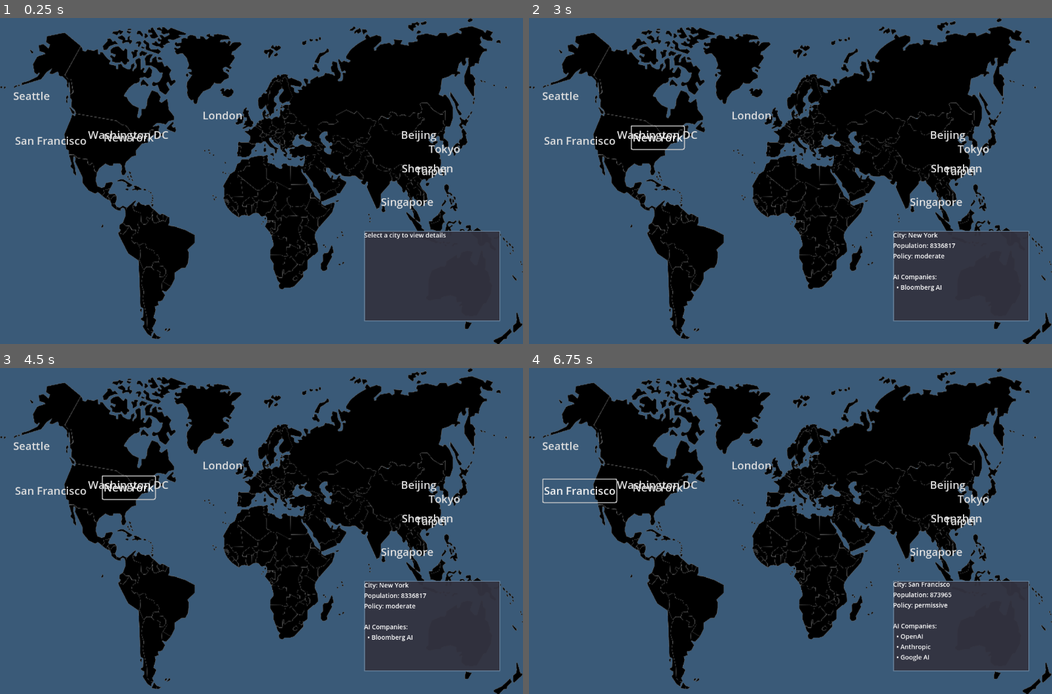
Above: before the commit, frames 1-4 (two rows, left to right).
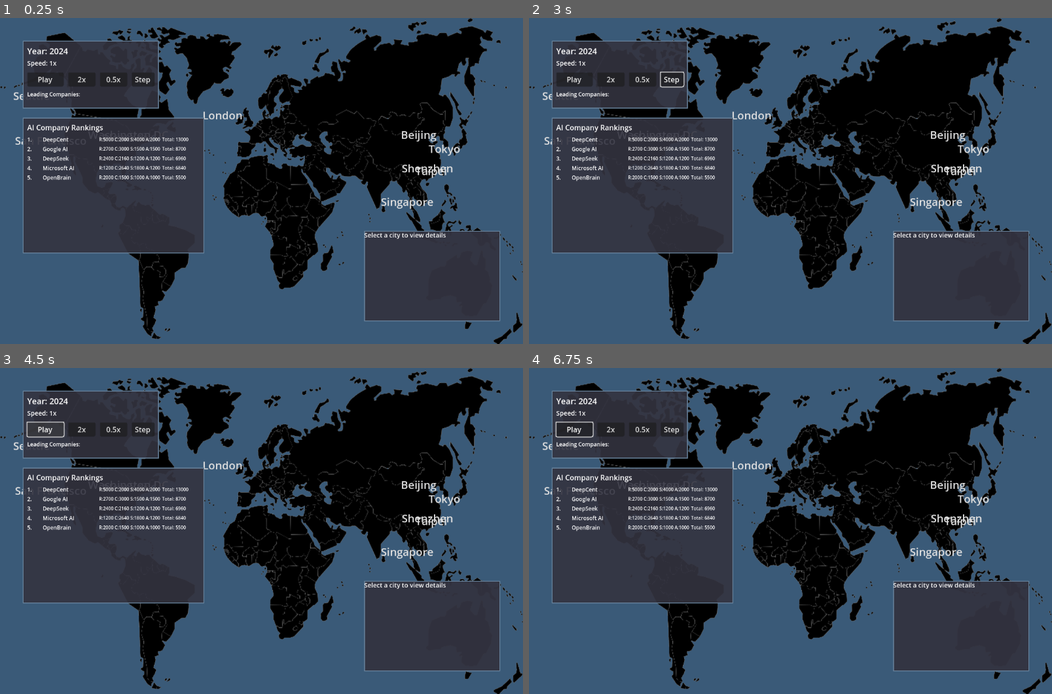
Above: after the commit, the same moments.

Repository: dwks/best-laid-plan-game
Game: Godot game, scene res://scenes/main.tscn
Two runs of this game, one before a commit and one after it. Both use one fixed random seed, a clock stepped at 60 frames per second and the inputs below.
Inputs (mouse positions are in pixels of both pictures, inside the frame that each line leads up to):
- Up to frame 1 (0.25 s): no input
- Up to frame 2 (3 s): click (612, 79) at 0.5 s, where only the run after the commit has a clickable "2x"; click (644, 79) at 1.25 s, where only the run after the commit has a clickable "0.5x"; click (670, 79) at 2 s, where only the run after the commit has a clickable "Step"; click "New York" at 2.75 s
- Up to frame 3 (4.5 s): click "New York" at 3.5 s; click (47, 429) at 4.25 s, where only the run after the commit has a clickable "Play"
- Up to frame 4 (6.75 s): click (576, 429) at 5 s, where only the run after the commit has a clickable "Play"; click "Washington DC" at 5.75 s; click "San Francisco" at 6.5 s

The runs differ from the first frame. In frame 1, 19% of the frame differs, in the area x 4-40%, y 6-73%; in frame 2, 20%; in frame 3, 20%; in frame 4, 20%, in the area x 2-86%, y 6-90%.
Error after the commit: Attempt to call function 'start' in base 'null instance' on a null instance. (res://scripts/game_manager.gd:163)

Commit message:
ai companies from ai 2027

Diff:
--- /dev/null
+++ b/demo_ai_companies.gd
@@ -0,0 +1,47 @@
+# AI Game 1 - Company Capabilities Demo
+# This script demonstrates the AI company system with exponential growth
+
+extends Node
+
+func _ready():
+	print("=== AI Company Capabilities Demo ===")
+	print("Based on the AI 2027 scenario from https://ai-2027.com/")
+	print()
+
+	# Initialize the game manager
+	var game_manager = GameManager.new()
+	add_child(game_manager)
+
+	# Wait a frame for initialization
+	await get_tree().process_frame
+
+	print("Initial state (2024):")
+	print_company_rankings()
+
+	print("\nSimulating 3 years of exponential growth...")
+
+	# Simulate 3 years
+	for year in range(3):
+		game_manager.advance_year()
+		print("\nYear %d:" % game_manager.year)
+		print_company_rankings()
+
+	print("\n=== Key Features ===")
+	print("• 4D AI Capability System: Research, Coding, Security, Alignment")
+	print("• Exponential GPU growth over time")
+	print("• Company-specific focus areas and growth rates")
+	print("• Real-time simulation with play/pause controls")
+	print("• Visual representation of AI capabilities on world map")
+	print("• Company rankings based on total capability")
+
+func print_company_rankings():
+	var leading_companies = GameManager.get_leading_companies()
+
+	for i in range(min(5, leading_companies.size())):
+		var company = leading_companies[i]
+		print("%d. %s - Total: %.1f | %s" % [
+			i + 1,
+			company.name,
+			company.get_total_capability(),
+			company.get_capability_string()
+		])
--- /dev/null
+++ b/scripts/company.gd
@@ -0,0 +1,86 @@
+class_name Company
+extends RefCounted
+
+# AI Capability axes (4-dimensional array)
+enum CapabilityAxis {
+	RESEARCH,    # AI research and development
+	CODING,      # Software development and automation
+	SECURITY,    # Cybersecurity and hacking capabilities
+	ALIGNMENT    # AI safety and alignment research
+}
+
+var name: String
+var country: String
+var city: String
+var capabilities: Array[float] = [0.0, 0.0, 0.0, 0.0]  # 4D capability array
+var gpu_count: int = 0
+var gpu_growth_rate: float = 1.5  # Exponential growth multiplier per year
+var base_capability: float = 1.0  # Base capability multiplier
+var founded_year: int = 2024
+
+# Company-specific modifiers
+var research_focus: float = 1.0
+var coding_focus: float = 1.0
+var security_focus: float = 1.0
+var alignment_focus: float = 1.0
+
+func _init(company_name: String, company_country: String, company_city: String,
+		   initial_gpus: int = 0, year_founded: int = 2024):
+	name = company_name
+	country = company_country
+	city = company_city
+	gpu_count = initial_gpus
+	founded_year = year_founded
+
+	# Initialize capabilities based on founding year and GPU count
+	update_capabilities()
+
+func update_capabilities():
+	# Calculate capabilities based on GPU count and time elapsed
+	var years_elapsed = max(0, GameManager.year - founded_year)
+	var gpu_multiplier = pow(gpu_growth_rate, years_elapsed)
+	var effective_gpus = gpu_count * gpu_multiplier
+
+	# Capabilities scale with GPU count and company focus
+	capabilities[CapabilityAxis.RESEARCH] = effective_gpus * base_capability * research_focus * 0.1
+	capabilities[CapabilityAxis.CODING] = effective_gpus * base_capability * coding_focus * 0.1
+	capabilities[CapabilityAxis.SECURITY] = effective_gpus * base_capability * security_focus * 0.1
+	capabilities[CapabilityAxis.ALIGNMENT] = effective_gpus * base_capability * alignment_focus * 0.1
+
+func add_gpus(count: int):
+	gpu_count += count
+	update_capabilities()
+
+func set_gpu_growth_rate(rate: float):
+	gpu_growth_rate = rate
+
+func set_capability_focus(axis: CapabilityAxis, focus: float):
+	match axis:
+		CapabilityAxis.RESEARCH:
+			research_focus = focus
+		CapabilityAxis.CODING:
+			coding_focus = focus
+		CapabilityAxis.SECURITY:
+			security_focus = focus
+		CapabilityAxis.ALIGNMENT:
+			alignment_focus = focus
+	update_capabilities()
+
+func get_capability(axis: CapabilityAxis) -> float:
+	return capabilities[axis]
+
+func get_total_capability() -> float:
+	return capabilities.reduce(func(acc, val): return acc + val, 0.0)
+
+func get_capability_string() -> String:
+	return "Research: %.1f | Coding: %.1f | Security: %.1f | Alignment: %.1f" % [
+		capabilities[CapabilityAxis.RESEARCH],
+		capabilities[CapabilityAxis.CODING],
+		capabilities[CapabilityAxis.SECURITY],
+		capabilities[CapabilityAxis.ALIGNMENT]
+	]
+
+func get_gpu_string() -> String:
+	var years_elapsed = max(0, GameManager.year - founded_year)
+	var effective_gpus = gpu_count * pow(gpu_growth_rate, years_elapsed)
+	return "GPUs: %d (Effective: %.0f)" % [gpu_count, effective_gpus]
--- a/scripts/game_manager.gd
+++ b/scripts/game_manager.gd
@@ -1,13 +1,19 @@
 extends Node
 
 signal city_selected(city_name: String)
+signal year_changed(year: int)
 
 var selected_city: String = ""
 var world_state: Dictionary = {}
 var year: int = 2024
+var companies: Dictionary = {}
+var simulation_speed: float = 1.0  # Years per second
+var is_simulation_running: bool = false
 
 func _ready():
 	initialize_world()
+	initialize_companies()
+	setup_simulation_timer()
 
 func initialize_world():
 	# Initialize world state with AI and tech hub cities
@@ -85,7 +91,137 @@
 		return world_state[city_name]
 	return {}
 
+func initialize_companies():
+	# Create companies based on AI 2027 scenario
+	# US Companies
+	companies["openbrain"] = Company.new("OpenBrain", "USA", "san_francisco", 10000, 2024)
+	companies["openbrain"].set_capability_focus(Company.CapabilityAxis.RESEARCH, 2.0)
+	companies["openbrain"].set_capability_focus(Company.CapabilityAxis.CODING, 1.5)
+	companies["openbrain"].set_gpu_growth_rate(2.0)  # Aggressive growth
+
+	companies["anthropic"] = Company.new("Anthropic", "USA", "san_francisco", 5000, 2024)
+	companies["anthropic"].set_capability_focus(Company.CapabilityAxis.ALIGNMENT, 2.5)
+	companies["anthropic"].set_capability_focus(Company.CapabilityAxis.RESEARCH, 1.8)
+	companies["anthropic"].set_gpu_growth_rate(1.8)
+
+	companies["google_ai"] = Company.new("Google AI", "USA", "san_francisco", 15000, 2024)
+	companies["google_ai"].set_capability_focus(Company.CapabilityAxis.RESEARCH, 1.8)
+	companies["google_ai"].set_capability_focus(Company.CapabilityAxis.CODING, 2.0)
+	companies["google_ai"].set_gpu_growth_rate(1.7)
+
+	companies["microsoft_ai"] = Company.new("Microsoft AI", "USA", "seattle", 12000, 2024)
+	companies["microsoft_ai"].set_capability_focus(Company.CapabilityAxis.CODING, 2.2)
+	companies["microsoft_ai"].set_capability_focus(Company.CapabilityAxis.SECURITY, 1.5)
+	companies["microsoft_ai"].set_gpu_growth_rate(1.6)
+
+	companies["deepmind"] = Company.new("DeepMind", "UK", "london", 8000, 2024)
+	companies["deepmind"].set_capability_focus(Company.CapabilityAxis.RESEARCH, 2.2)
+	companies["deepmind"].set_capability_focus(Company.CapabilityAxis.ALIGNMENT, 1.8)
+	companies["deepmind"].set_gpu_growth_rate(1.5)
+
+	# Chinese Companies
+	companies["deepcent"] = Company.new("DeepCent", "China", "beijing", 20000, 2024)
+	companies["deepcent"].set_capability_focus(Company.CapabilityAxis.RESEARCH, 2.5)
+	companies["deepcent"].set_capability_focus(Company.CapabilityAxis.SECURITY, 2.0)
+	companies["deepcent"].set_gpu_growth_rate(2.2)  # Very aggressive
+
+	companies["deepseek"] = Company.new("DeepSeek", "China", "beijing", 12000, 2024)
+	companies["deepseek"].set_capability_focus(Company.CapabilityAxis.RESEARCH, 2.0)
+	companies["deepseek"].set_capability_focus(Company.CapabilityAxis.CODING, 1.8)
+	companies["deepseek"].set_gpu_growth_rate(2.0)
+
+	companies["alibaba_ai"] = Company.new("Alibaba AI (Qwen)", "China", "beijing", 10000, 2024)
+	companies["alibaba_ai"].set_capability_focus(Company.CapabilityAxis.CODING, 2.0)
+	companies["alibaba_ai"].set_capability_focus(Company.CapabilityAxis.RESEARCH, 1.5)
+	companies["alibaba_ai"].set_gpu_growth_rate(1.8)
+
+	companies["huawei_ai"] = Company.new("Huawei AI", "China", "shenzhen", 8000, 2024)
+	companies["huawei_ai"].set_capability_focus(Company.CapabilityAxis.SECURITY, 2.5)
+	companies["huawei_ai"].set_capability_focus(Company.CapabilityAxis.RESEARCH, 1.8)
+	companies["huawei_ai"].set_gpu_growth_rate(1.9)
+
+	# Other Companies
+	companies["sony_ai"] = Company.new("Sony AI", "Japan", "tokyo", 3000, 2024)
+	companies["sony_ai"].set_capability_focus(Company.CapabilityAxis.RESEARCH, 1.5)
+	companies["sony_ai"].set_capability_focus(Company.CapabilityAxis.CODING, 1.3)
+	companies["sony_ai"].set_gpu_growth_rate(1.4)
+
+	companies["tsmc_ai"] = Company.new("TSMC AI", "Taiwan", "taipei", 5000, 2024)
+	companies["tsmc_ai"].set_capability_focus(Company.CapabilityAxis.CODING, 1.8)
+	companies["tsmc_ai"].set_capability_focus(Company.CapabilityAxis.RESEARCH, 1.6)
+	companies["tsmc_ai"].set_gpu_growth_rate(1.6)
+
+func setup_simulation_timer():
+	var timer = Timer.new()
+	timer.wait_time = 1.0 / simulation_speed
+	timer.timeout.connect(_on_simulation_tick)
+	timer.autostart = false
+	add_child(timer)
+
+func start_simulation():
+	is_simulation_running = true
+	get_node("Timer").start()
+
+func stop_simulation():
+	is_simulation_running = false
+	get_node("Timer").stop()
+
+func _on_simulation_tick():
+	if is_simulation_running:
+		advance_year()
+
+func advance_year():
+	year += 1
+	year_changed.emit(year)
+	update_world()
+
 func update_world():
-	# This will simulate policy changes over time
-	year += 1
-	# TODO: Implement simulation logic
+	# Update all company capabilities based on time progression
+	for company_id in companies:
+		var company = companies[company_id]
+		company.update_capabilities()
+
+	# Simulate exponential GPU growth and capability improvements
+	simulate_ai_progress()
+
+func simulate_ai_progress():
+	# Simulate the exponential growth described in AI 2027
+	# Each year, companies invest more in GPUs and capabilities
+
+	for company_id in companies:
+		var company = companies[company_id]
+
+		# Add GPUs based on company's growth rate and current capabilities
+		var years_elapsed = year - company.founded_year
+		var growth_multiplier = pow(1.2, years_elapsed)  # 20% growth per year
+		var new_gpus = int(company.gpu_count * 0.1 * growth_multiplier)
+
+		if new_gpus > 0:
+			company.add_gpus(new_gpus)
+
+		# Capability breakthroughs happen randomly but more likely for leading companies
+		if randf() < 0.1:  # 10% chance per year
+			var breakthrough_axis = randi() % 4
+			var breakthrough_amount = company.get_capability(breakthrough_axis) * 0.2
+			company.capabilities[breakthrough_axis] += breakthrough_amount
+
+func get_company_data(company_id: String) -> Company:
+	if companies.has(company_id):
+		return companies[company_id]
+	return null
+
+func get_companies_by_city(city_id: String) -> Array[Company]:
+	var city_companies: Array[Company] = []
+	for company_id in companies:
+		var company = companies[company_id]
+		if company.city == city_id:
+			city_companies.append(company)
+	return city_companies
+
+func get_leading_companies() -> Array[Company]:
+	var sorted_companies: Array[Company] = []
+	for company_id in companies:
+		sorted_companies.append(companies[company_id])
+
+	sorted_companies.sort_custom(func(a, b): return a.get_total_capability() > b.get_total_capability())
+	return sorted_companies.slice(0, 5)  # Top 5 companies
--- a/scripts/world_map.gd
+++ b/scripts/world_map.gd
@@ -23,9 +23,11 @@
 
 func _ready():
 	GameManager.city_selected.connect(_on_city_selected)
+	GameManager.year_changed.connect(_on_year_changed)
 	get_viewport().size_changed.connect(_on_viewport_size_changed)
 	load_world_map()
 	create_city_buttons()
+	create_simulation_controls()
 	update_map_scale()
 
 func update_map_scale():
@@ -152,7 +154,130 @@
 		if label:
 			label.text = format_city_info(city_data)
 
+func create_simulation_controls():
+	# Create simulation control panel
+	var control_panel = Panel.new()
+	control_panel.position = Vector2(50, 50)
+	control_panel.custom_minimum_size = Vector2(300, 150)
+
+	var style = StyleBoxFlat.new()
+	style.bg_color = Color(0.2, 0.2, 0.25, 0.9)
+	style.border_width_left = 2
+	style.border_width_top = 2
+	style.border_width_right = 2
+	style.border_width_bottom = 2
+	style.border_color = Color(0.4, 0.5, 0.6, 1)
+	control_panel.add_theme_stylebox_override("panel", style)
+
+	# Year display
+	var year_label = Label.new()
+	year_label.position = Vector2(10, 10)
+	year_label.text = "Year: 2024"
+	year_label.add_theme_font_size_override("font_size", 18)
+	control_panel.add_child(year_label)
+
+	# Simulation speed control
+	var speed_label = Label.new()
+	speed_label.position = Vector2(10, 40)
+	speed_label.text = "Speed: 1x"
+	speed_label.add_theme_font_size_override("font_size", 14)
+	control_panel.add_child(speed_label)
+
+	# Play/Pause button
+	var play_button = Button.new()
+	play_button.position = Vector2(10, 70)
+	play_button.custom_minimum_size = Vector2(80, 30)
+	play_button.text = "Play"
+	play_button.pressed.connect(_on_play_pause_pressed)
+	control_panel.add_child(play_button)
+
+	# Speed up button
+	var speed_up_button = Button.new()
+	speed_up_button.position = Vector2(100, 70)
+	speed_up_button.custom_minimum_size = Vector2(60, 30)
+	speed_up_button.text = "2x"
+	speed_up_button.pressed.connect(func(): GameManager.simulation_speed = 2.0)
+	control_panel.add_child(speed_up_button)
+
+	# Speed down button
+	var speed_down_button = Button.new()
+	speed_down_button.position = Vector2(170, 70)
+	speed_down_button.custom_minimum_size = Vector2(60, 30)
+	speed_down_button.text = "0.5x"
+	speed_down_button.pressed.connect(func(): GameManager.simulation_speed = 0.5)
+	control_panel.add_child(speed_down_button)
+
+	# Step button
+	var step_button = Button.new()
+	step_button.position = Vector2(240, 70)
+	step_button.custom_minimum_size = Vector2(50, 30)
+	step_button.text = "Step"
+	step_button.pressed.connect(func(): GameManager.advance_year())
+	control_panel.add_child(step_button)
+
+	# Leading companies display
+	var companies_label = Label.new()
+	companies_label.position = Vector2(10, 110)
+	companies_label.text = "Leading Companies:"
+	companies_label.add_theme_font_size_override("font_size", 12)
+	control_panel.add_child(companies_label)
+
+	add_child(control_panel)
+
+	# Create company comparison panel
+	create_company_panel()
+
+func _on_play_pause_pressed():
+	if GameManager.is_simulation_running:
+		GameManager.stop_simulation()
+	else:
+		GameManager.start_simulation()
+
+func _on_year_changed(new_year: int):
+	# Update year display
+	var control_panel = get_node("Panel")
+	if control_panel:
+		var year_label = control_panel.get_child(0)
+		if year_label:
+			year_label.text = "Year: %d" % new_year
+
+	# Update city buttons with new company data
+	update_city_buttons()
+
+	# Update company rankings panel
+	update_company_panel()
+
+func update_city_buttons():
+	# Update city buttons to show current company capabilities
+	for city_id in city_buttons:
+		var button = city_buttons[city_id]
+		var city_companies = GameManager.get_companies_by_city(city_id)
+
+		if city_companies.size() > 0:
+			var total_capability = 0.0
+			for company in city_companies:
+				total_capability += company.get_total_capability()
+
+			# Color code buttons based on total AI capability
+			var intensity = min(total_capability / 10000.0, 1.0)  # Normalize to 0-1
+			var color = Color(0.2 + intensity * 0.6, 0.5 + intensity * 0.3, 0.8 + intensity * 0.2, 0.8)
+
+			var style_normal = StyleBoxFlat.new()
+			style_normal.bg_color = color
+			style_normal.border_color = Color(0.4, 0.7, 1.0, 1.0)
+			style_normal.border_width_left = 2
+			style_normal.border_width_right = 2
+			style_normal.border_width_top = 2
+			style_normal.border_width_bottom = 2
+			button.add_theme_stylebox_override("normal", style_normal)
+
 func format_city_info(data: Dictionary) -> String:
+	var city_id = ""
+	for id in GameManager.world_state:
+		if GameManager.world_state[id] == data:
+			city_id = id
+			break
+
 	var info = """City: %s
 Population: %s
 Policy: %s
@@ -162,10 +287,99 @@
 	data.policy_restrictions
 ]
 
-	# Add AI companies if available
-	if data.has("ai_companies") and data.ai_companies.size() > 0:
+	# Add AI companies with capabilities
+	var city_companies = GameManager.get_companies_by_city(city_id)
+	if city_companies.size() > 0:
 		info += "\nAI Companies:\n"
-		for company in data.ai_companies:
-			info += "  • %s\n" % company
+		for company in city_companies:
+			info += "  • %s\n" % company.name
+			info += "    %s\n" % company.get_capability_string()
+			info += "    %s\n" % company.get_gpu_string()
+			info += "    Total Capability: %.1f\n\n" % company.get_total_capability()
 
 	return info
+
+func create_company_panel():
+	# Create a panel to show top companies and their capabilities
+	var company_panel = Panel.new()
+	company_panel.position = Vector2(50, 220)
+	company_panel.custom_minimum_size = Vector2(400, 300)
+	company_panel.name = "CompanyPanel"
+
+	var style = StyleBoxFlat.new()
+	style.bg_color = Color(0.2, 0.2, 0.25, 0.9)
+	style.border_width_left = 2
+	style.border_width_top = 2
+	style.border_width_right = 2
+	style.border_width_bottom = 2
+	style.border_color = Color(0.4, 0.5, 0.6, 1)
+	company_panel.add_theme_stylebox_override("panel", style)
+
+	# Title
+	var title_label = Label.new()
+	title_label.position = Vector2(10, 10)
+	title_label.text = "AI Company Rankings"
+	title_label.add_theme_font_size_override("font_size", 16)
+	company_panel.add_child(title_label)
+
+	# Company list
+	var company_list = VBoxContainer.new()
+	company_list.position = Vector2(10, 40)
+	company_list.custom_minimum_size = Vector2(380, 250)
+	company_panel.add_child(company_list)
+
+	add_child(company_panel)
+	update_company_panel()
+
+func update_company_panel():
+	var company_panel = get_node("CompanyPanel")
+	if not company_panel:
+		return
+
+	var company_list = company_panel.get_child(1)
+	if not company_list:
+		return
+
+	# Clear existing children
+	for child in company_list.get_children():
+		child.queue_free()
+
+	# Get leading companies
+	var leading_companies = GameManager.get_leading_companies()
+
+	for i in range(leading_companies.size()):
+		var company = leading_companies[i]
+		var company_container = HBoxContainer.new()
+
+		# Rank
+		var rank_label = Label.new()
+		rank_label.custom_minimum_size = Vector2(30, 0)
+		rank_label.text = "%d." % (i + 1)
+		rank_label.add_theme_font_size_override("font_size", 12)
+		company_container.add_child(rank_label)
+
+		# Company name
+		var name_label = Label.new()
+		name_label.custom_minimum_size = Vector2(120, 0)
+		name_label.text = company.name
+		name_label.add_theme_font_size_override("font_size", 12)
+		company_container.add_child(name_label)
+
+		# Capabilities
+		var caps_label = Label.new()
+		caps_label.text = "R:%.0f C:%.0f S:%.0f A:%.0f" % [
+			company.get_capability(Company.CapabilityAxis.RESEARCH),
+			company.get_capability(Company.CapabilityAxis.CODING),
+			company.get_capability(Company.CapabilityAxis.SECURITY),
+			company.get_capability(Company.CapabilityAxis.ALIGNMENT)
+		]
+		caps_label.add_theme_font_size_override("font_size", 10)
+		company_container.add_child(caps_label)
+
+		# Total capability
+		var total_label = Label.new()
+		total_label.text = "Total: %.0f" % company.get_total_capability()
+		total_label.add_theme_font_size_override("font_size", 10)
+		company_container.add_child(total_label)
+
+		company_list.add_child(company_container)
Not shown, added: demo_ai_companies.gd.uid
Not shown, added: scripts/company.gd.uid
Not shown, added: AI_COMPANIES_README.md
